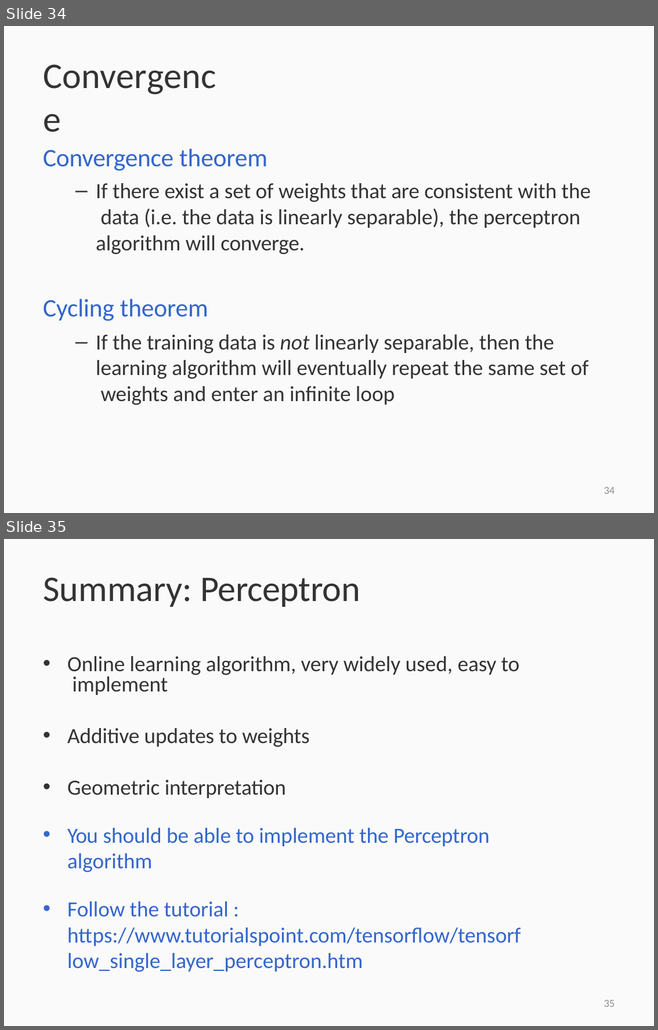
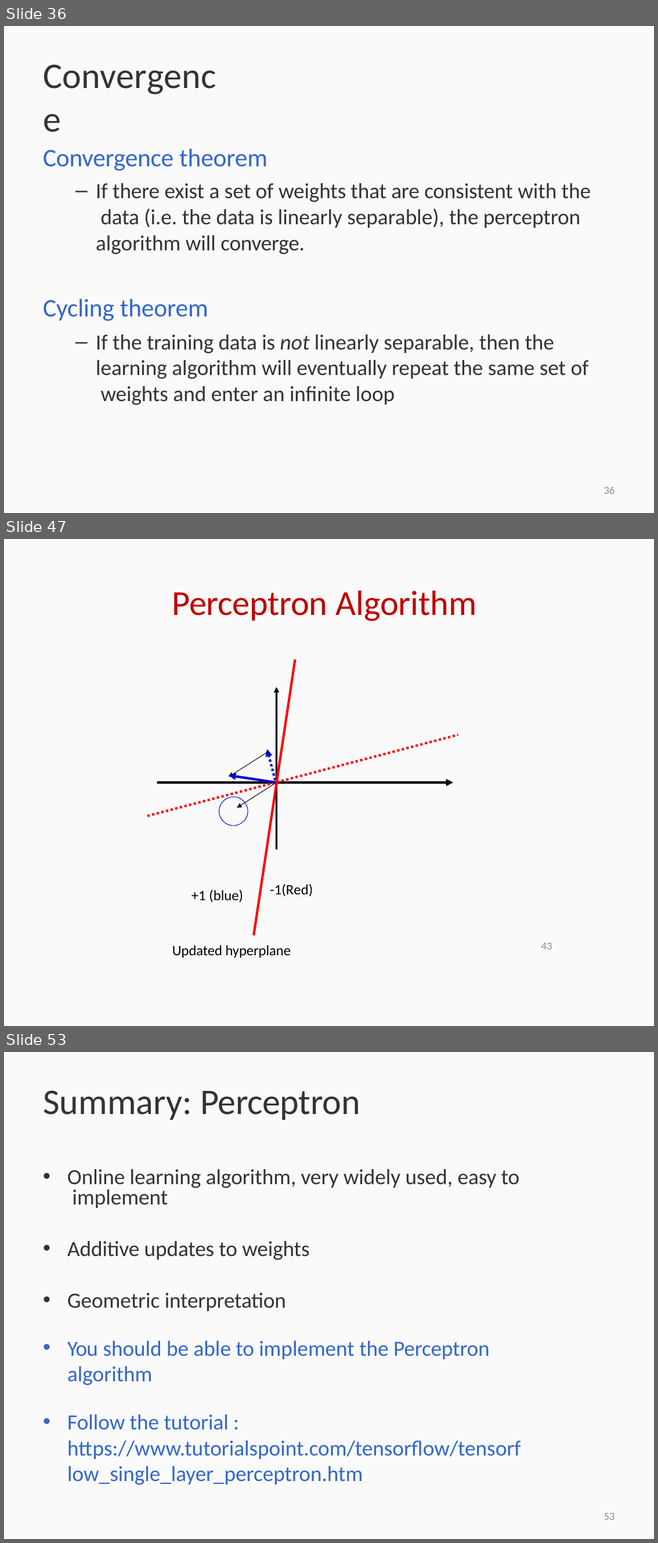
Before and after one commit to Suprajabhaskara2903/7th-sem, a slide deck: PE-3 NN&DL/unit1/NNDL_Lecture_2.pptx. Shown one above the other, each under a label of ours: slides 34 and 35 before the commit, slides 36, 47 and 53 after it; the slides between them are not shown. The pictures are 658x1030 and 658x1543 pixels, drawn with LibreOffice and Linux fonts; fonts in the diff are those of the drawing; background and template pictures are left out. Boxes give left, top, right and bottom in pixels: in the first picture for what was removed or moved away, otherwise in the second. Text is boxed around its words. In the diff, an @@ line names an element or a change of style, - is before the commit and + after.

```diff
--- a/PE-3 NN&DL/unit1/NNDL_Lecture_2.pptx
+++ b/PE-3 NN&DL/unit1/NNDL_Lecture_2.pptx
@@ slide 47 added at [4,539,654,1026], background #FFFFFF; not listed: 1 template element that a slide beside it also shows @@
@@ title added at [172,591,477,621], 38.8 pt, text #BF0000 @@
+Perceptron Algorithm
@@ group added at [219,659,296,935]: 4 freeform shapes @@
@@ freeform shape added at [157,687,453,849], fill #000000 @@
@@ freeform shape added at [147,734,458,817], fill #FF0000 @@
@@ freeform shape added at [265,750,278,786], fill #0000CC @@
@@ text added at [270,884,313,897], 15.9 pt, text #000000 @@
+-1(Red)
@@ text added at [191,890,243,903], 15.9 pt, text #000000 @@
++1 (blue)
@@ text added at [172,945,291,958], 15.9 pt, text #000000 @@
+Updated hyperplane
@@ text added at [541,943,552,950], 12 pt, text #8F8F8F @@
+43
@@ what was slide 34 is now slide 36 @@
@@ page number at [604,487,615,494]: text changed @@
-34
+36
@@ what was slide 35 is now slide 53 @@
@@ page number at [604,1513,615,1520]: text changed @@
-35
+53
```
Also in this commit, not shown: 17 other slides added, 23 other files.
